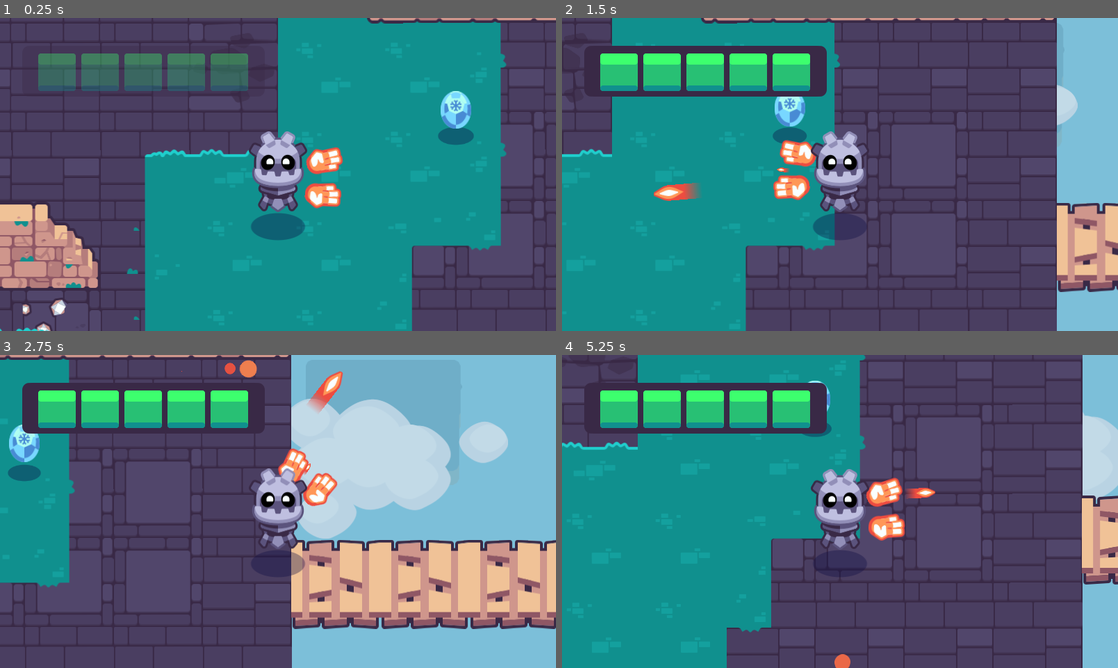
Above: before the commit, frames 1-4 (two rows, left to right).
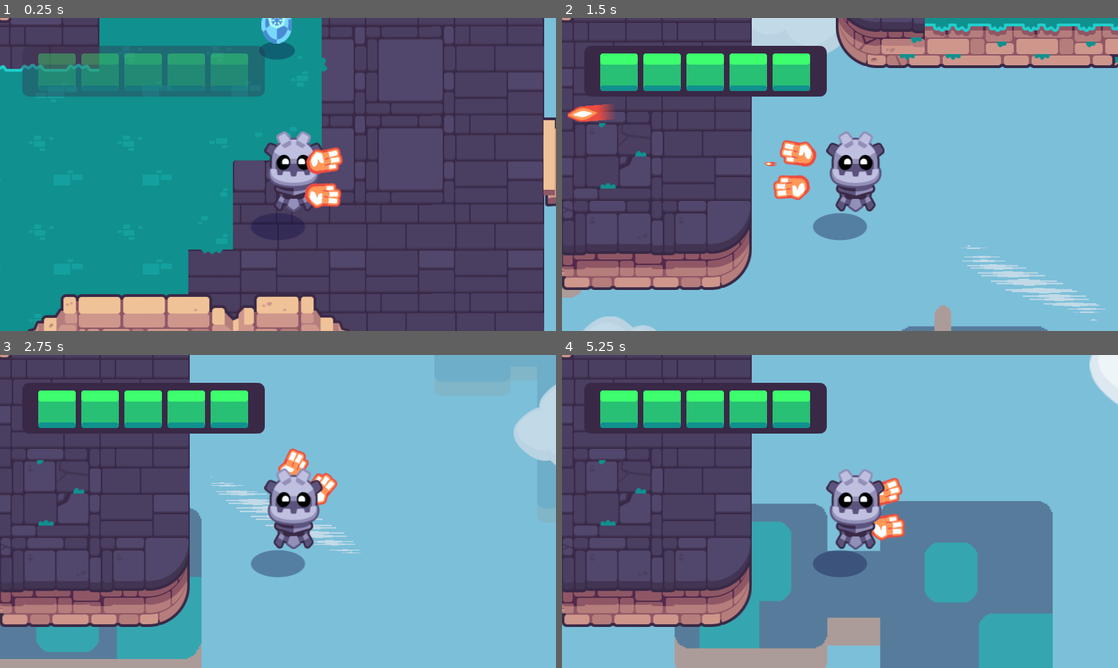
Above: after the commit, the same moments.

Repository: ellaclz/2d-GameDev_Course
Game: Godot game, scene res://completed_project.tscn
Two runs of this game, one before a commit and one after it. Both use one fixed random seed, a clock stepped at 60 frames per second and the inputs below. Sound files missing from this copy of the repository are replaced by a short silence.
Inputs (mouse positions are in pixels of both pictures, inside the frame that each line leads up to):
- Up to frame 1 (0.25 s): no input
- Up to frame 2 (1.5 s): tap Enter at 0.5 s; move the mouse to (962, 158) at 0.52 s; hold D (move_right) 0.53-1.25 s; hold Mouse wheel down (cycle_weapon_down) 0.53-1.25 s; click (962, 158) at 0.67 s; drag from (728, 190) to (812, 115) at 1.27 s
- Up to frame 3 (2.75 s): move the mouse to (333, 442) at 2.02 s; press the mouse at (333, 442) at 2.03 s; hold D (move_right) from 2.03 s (still down)
- Up to frame 4 (5.25 s): release D (move_right) at 2.75 s; release the mouse at (895, 442) at 2.75 s; drag from (812, 574) to (745, 370) at 2.77 s; move the mouse to (1006, 558) at 3.52 s; hold A (move_left) 3.53-4.25 s; hold Mouse wheel up (cycle_weapon_up) 3.53-4.25 s; drag from (673, 464) to (840, 539) at 4.27 s; move the mouse to (867, 511) at 5.02 s; hold S (move_down) from 5.03 s (still down); hold Mouse wheel down (cycle_weapon_down) from 5.03 s (still down); click (867, 511) at 5.17 s

The runs differ from the first frame. In frame 1, 77% of the frame differs, in the area x 0-100%, y 0-100%; in frame 2, 83%; in frame 3, 58%; in frame 4, 87%.

Commit message:
Add Bridges

Diff:
--- a/02.getting-to-know-godot/player/player.tscn
+++ b/02.getting-to-know-godot/player/player.tscn
@@ -7,6 +7,9 @@
 [ext_resource type="Texture2D" uid="uid://dekkcmj408pvt" path="res://player/hand_fire.png" id="5"]
 [ext_resource type="PackedScene" path="res://common/shadow.tscn" id="6"]
 [ext_resource type="Script" path="res://player/weapon_pivot.gd" id="7"]
+[ext_resource type="PackedScene" uid="uid://cu2rb5dl4ljte" path="res://levels/rooms/room_a.tscn" id="8_px10b"]
+[ext_resource type="PackedScene" uid="uid://dgayuh42w4v6u" path="res://levels/rooms/room_b.tscn" id="9_6hob4"]
+[ext_resource type="PackedScene" uid="uid://cq0mmphkbrvmm" path="res://levels/rooms/room_c.tscn" id="10_g1gfi"]
 
 [sub_resource type="CircleShape2D" id="1"]
 radius = 19.0754
@@ -21,7 +24,7 @@
 
 [node name="GodotArmor" type="Sprite2D" parent="."]
 z_index = 2
-position = Vector2(-0.474655, 0)
+position = Vector2(22, 30)
 texture = ExtResource("3")
 offset = Vector2(0.474655, -40.5866)
 script = ExtResource("1")
@@ -69,4 +72,13 @@
 
 [node name="DamageAudio" type="AudioStreamPlayer2D" parent="."]
 
+[node name="RoomA" parent="." instance=ExtResource("8_px10b")]
+position = Vector2(-1536, -1152)
+
+[node name="RoomB" parent="." instance=ExtResource("9_6hob4")]
+position = Vector2(384, 128)
+
+[node name="RoomC" parent="." instance=ExtResource("10_g1gfi")]
+position = Vector2(256, -1920)
+
 [connection signal="area_entered" from="ExitDetector2D" to="." method="_on_ExitDetector2D_area_entered"]
--- a/02.getting-to-know-godot/start.tscn
+++ b/02.getting-to-know-godot/start.tscn
@@ -1,8 +1,9 @@
-[gd_scene load_steps=4 format=3 uid="uid://dfrp0km2xjcr6"]
+[gd_scene load_steps=5 format=3 uid="uid://dfrp0km2xjcr6"]
 
 [ext_resource type="Script" path="res://game.gd" id="2"]
 [ext_resource type="TileSet" uid="uid://crkgfdw1y80hc" path="res://levels/rooms/tileset_bridges.tres" id="2_vnf5n"]
 [ext_resource type="TileSet" uid="uid://cqb2wtrubw0n6" path="res://levels/rooms/tileset_invisible_walls.tres" id="3"]
+[ext_resource type="PackedScene" uid="uid://dds7yrrx56gcy" path="res://player/player.tscn" id="4_hgtuq"]
 
 [node name="Start" type="Node2D"]
 script = ExtResource("2")
@@ -11,6 +12,7 @@
 tile_set = ExtResource("2_vnf5n")
 format = 2
 layer_0/name = "Bridges"
+layer_0/tile_data = PackedInt32Array(-262145, 262144, 1, 327681, 262144, 1, 327682, 262144, 1, 327680, 262144, 1, -327680, 327680, 1, -262144, 196608, 1, -196608, 262144, 1, -65536, 196608, 1, -131072, 327680, 1, 0, 196608, 1, 65536, 196608, 1, 131072, 196608, 1, 196608, 196608, 1, 262144, 262144, 1, 10, 262144, 1, -327670, 327680, 1, -262134, 196608, 1, -196598, 196608, 1, -131062, 196608, 1, -65526, 262144, 1)
 metadata/_edit_lock_ = true
 
 [node name="InvisibleWalls" type="TileMap" parent="."]
@@ -18,3 +20,6 @@
 format = 2
 layer_0/name = "Invisible walls"
 metadata/_edit_lock_ = true
+
+[node name="Player" parent="." instance=ExtResource("4_hgtuq")]
+position = Vector2(-14, -26)
Not shown: 1 places in 02.getting-to-know-godot/player/player.tscn that only renumber resources
Not shown, added: 02.getting-to-know-godot/godot_tours.log
Not shown, removed: 02.getting-to-know-godot/godot_tours.log-UgAGMF
Not shown, added: 02.getting-to-know-godot/godot_tours.log-goDWq4
